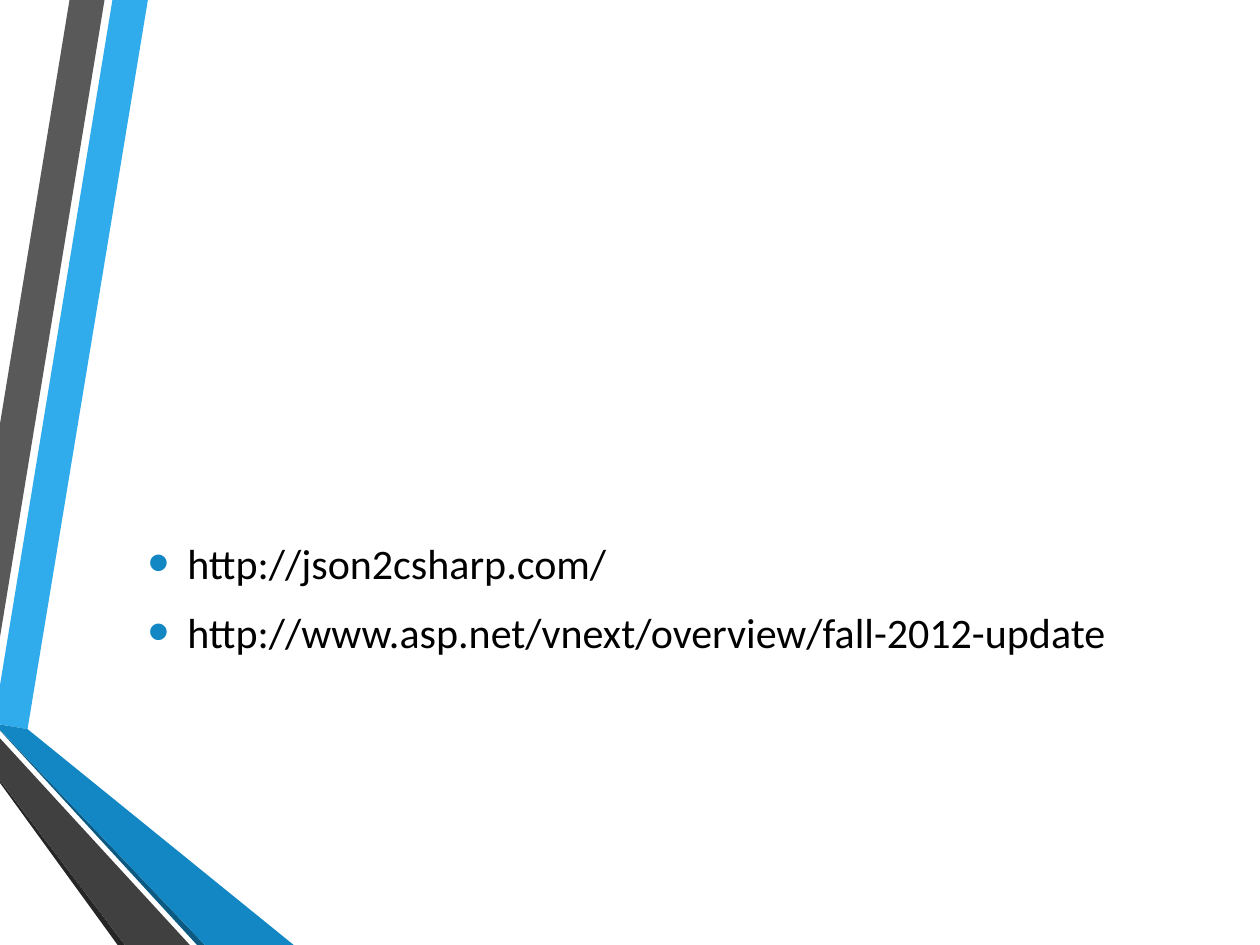
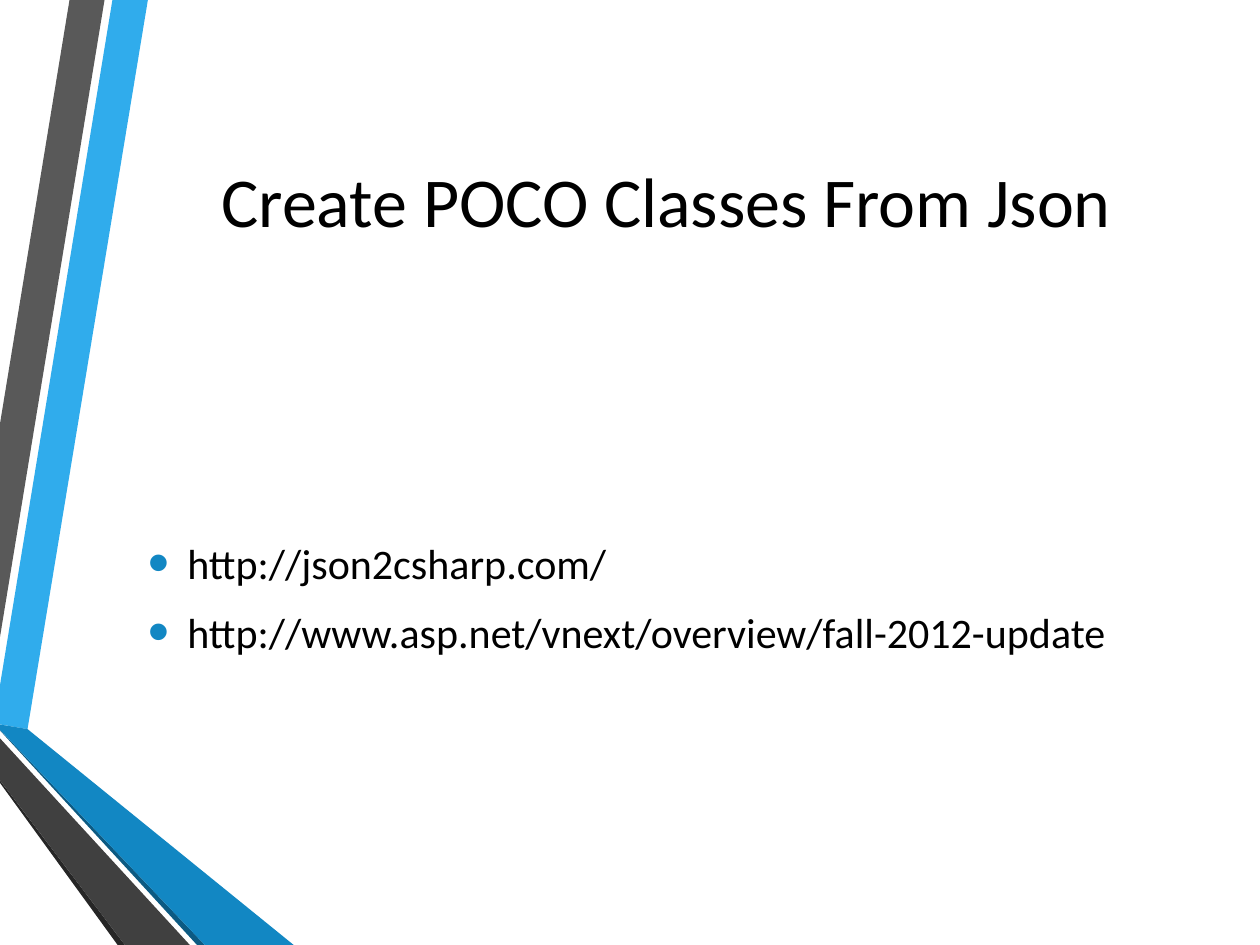
Before and after one commit to shawnweisfeld/20130301_LittleRockTechFest, a slide deck: slide 19 of FunWithJson.pptx (slide 20 before the commit). Drawn at 1260x945 pixels with LibreOffice and Linux fonts; fonts in the diff are those of the drawing; background and template pictures are left out. Boxes give left, top, right and bottom in pixels: in the first picture for what was removed or moved away, otherwise in the second. Text is boxed around its words. In the diff, an @@ line names an element or a change of style, - is before the commit and + after.

```diff
--- a/FunWithJson.pptx
+++ b/FunWithJson.pptx
@@ title added at box(221, 178, 1110, 228), 40 pt, text #000000 @@
+Create POCO Classes From Json
```
Also in this commit, not shown: 3 other slides changed.
